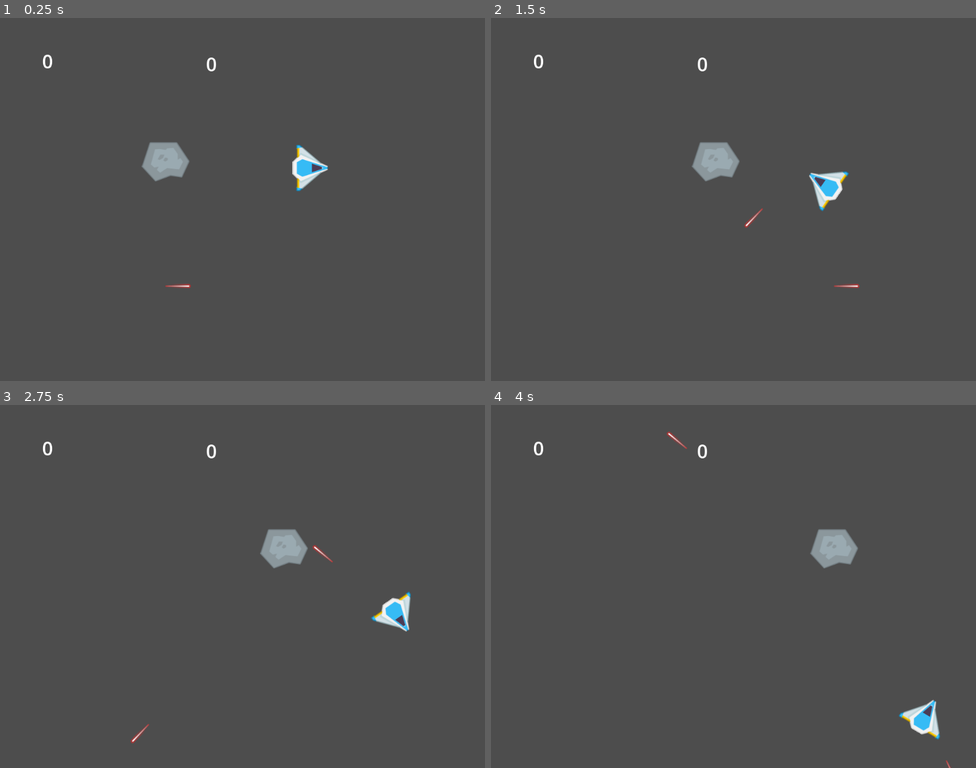
Above: before the commit, frames 1-4 (two rows, left to right).
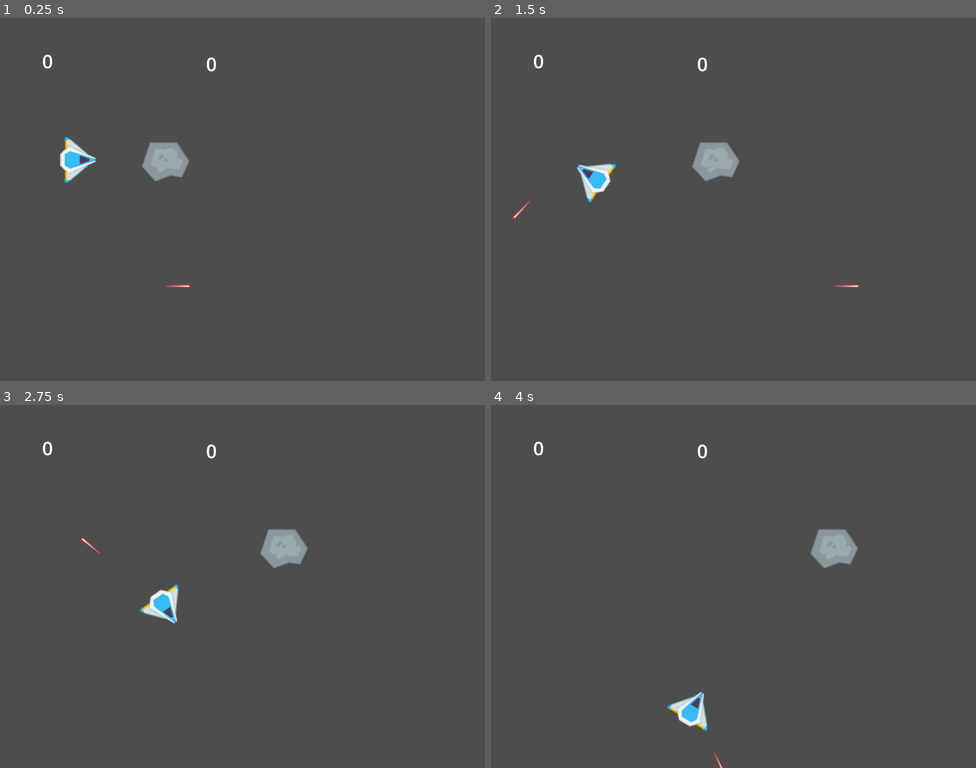
Above: after the commit, the same moments.

Repository: TheGabmeister/games-godot
Game: Godot game, scene res://levels/main.tscn
Two runs of this game, one before a commit and one after it. Both use one fixed random seed, a clock stepped at 60 frames per second and the inputs below.
Inputs (mouse positions are in pixels of both pictures, inside the frame that each line leads up to):
- Up to frame 1 (0.25 s): no input
- Up to frame 2 (1.5 s): move the mouse to (840, 181) at 0.52 s; press the mouse at (840, 181) at 0.53 s; hold Right (move_right) 0.53-1.28 s; move the mouse to (636, 217) at 1.27 s; release the mouse at (636, 217) at 1.28 s; hold Down (move_down) from 1.28 s (still down); click (636, 217) at 1.35 s
- Up to frame 3 (2.75 s): move the mouse to (291, 506) at 2.02 s; release Down (move_down) at 2.03 s; press the mouse at (291, 506) at 2.03 s; hold Right (move_right) from 2.03 s (still down)
- Up to frame 4 (4 s): move the mouse to (709, 659) at 2.77 s; release Right (move_right) at 2.78 s; release the mouse at (709, 659) at 2.78 s; hold W (move_up) 2.78-3.53 s; click (709, 659) at 2.85 s; move the mouse to (879, 640) at 3.52 s; press the mouse at (879, 640) at 3.53 s; hold Left (move_left) from 3.53 s (still down)

The runs differ from the first frame. In frame 1, 1.0% of the frame differs, in the area x 12-68%, y 32-48%; in frame 2, 1.1%; in frame 3, 1.1%, in the area x 16-85%, y 36-94%; in frame 4, 1.0%.

Commit message:
Fix collision

Diff:
--- a/asteroids/enemies/asteroid.tscn
+++ b/asteroids/enemies/asteroid.tscn
@@ -1,10 +1,9 @@
-[gd_scene load_steps=6 format=3 uid="uid://bi55hoqcx5a3w"]
+[gd_scene load_steps=5 format=3 uid="uid://bi55hoqcx5a3w"]
 
 [ext_resource type="PackedScene" uid="uid://bmby60d0hoagw" path="res://utils/base_2d.tscn" id="1_cl75w"]
 [ext_resource type="Texture2D" uid="uid://cqqfok8ee4x5v" path="res://enemies/asteroid_big_01.png" id="2_d7sp4"]
 [ext_resource type="Script" uid="uid://1ijgpe82c6qs" path="res://enemies/enemy.gd" id="2_l2316"]
 [ext_resource type="PackedScene" uid="uid://bfj2uwo7hu5qb" path="res://utils/move_forward_2d.tscn" id="3_l2316"]
-[ext_resource type="PackedScene" uid="uid://dbf0d7lx0nrub" path="res://utils/hurtbox_2d.tscn" id="5_l2316"]
 
 [node name="Asteroid" instance=ExtResource("1_cl75w")]
 script = ExtResource("2_l2316")
@@ -12,10 +11,13 @@
 [node name="Sprite2D" parent="." index="0"]
 texture = ExtResource("2_d7sp4")
 
-[node name="MoveForward2D" parent="." index="1" instance=ExtResource("3_l2316")]
+[node name="Area2D" parent="." index="1"]
+collision_layer = 4
+collision_mask = 2
 
-[node name="Hurtbox2d" parent="." index="2" instance=ExtResource("5_l2316")]
-collision_layer = 0
+[node name="CollisionPolygon2D" type="CollisionPolygon2D" parent="Area2D" index="0"]
+polygon = PackedVector2Array(-34, -41, 23, -41, 50, -2, 34, 33, 10, 30, -22, 42, -51, 9)
 
-[node name="CollisionPolygon2D" type="CollisionPolygon2D" parent="Hurtbox2d" index="0"]
-polygon = PackedVector2Array(-34, -42, 23, -41, 50, -1, 34, 33, 10, 29, -21, 41, -51, 8)
+[node name="MoveForward2D" parent="." index="2" instance=ExtResource("3_l2316")]
+
+[connection signal="area_entered" from="Area2D" to="." method="_on_area_2d_area_entered"]
--- a/asteroids/levels/main.tscn
+++ b/asteroids/levels/main.tscn
@@ -9,9 +9,6 @@
 [node name="Main" type="Node"]
 
 [node name="World" type="Node2D" parent="."]
-
-[node name="Player" parent="World" instance=ExtResource("1_2262g")]
-position = Vector2(655, 319)
 
 [node name="Camera2D" type="Camera2D" parent="World"]
 position = Vector2(512, 384)
@@ -53,3 +50,6 @@
 
 [node name="Node" type="Node" parent="."]
 script = ExtResource("4_m1504")
+
+[node name="Player" parent="." instance=ExtResource("1_2262g")]
+position = Vector2(165, 302)
--- a/asteroids/player/player.gd
+++ b/asteroids/player/player.gd
@@ -27,6 +27,6 @@
 		_cooldown -= delta
 
 
-func _on_hitbox_area_entered():
-	# die
-	pass
+func _on_area_2d_area_entered(_area: Area2D) -> void:
+	queue_free()
+	pass # Replace with function body.
--- a/asteroids/player/player.tscn
+++ b/asteroids/player/player.tscn
@@ -1,24 +1,21 @@
-[gd_scene load_steps=5 format=3 uid="uid://chxy41s4d86cs"]
+[gd_scene load_steps=5 format=3 uid="uid://bwwu6y2xnqbov"]
 
+[ext_resource type="PackedScene" uid="uid://bmby60d0hoagw" path="res://utils/base_2d.tscn" id="1_g1dw6"]
 [ext_resource type="Script" uid="uid://2nad0hvhwgxq" path="res://player/player.gd" id="1_oul6g"]
 [ext_resource type="PackedScene" uid="uid://ds1i3vt5k2bu6" path="res://player/player_shot.tscn" id="2_g1dw6"]
 [ext_resource type="Texture2D" uid="uid://cs84qwi7xmegr" path="res://player/player_ship.png" id="2_rkbax"]
 
-[sub_resource type="RectangleShape2D" id="RectangleShape2D_oul6g"]
-
-[node name="Player" type="Node2D"]
+[node name="Player" instance=ExtResource("1_g1dw6")]
 script = ExtResource("1_oul6g")
 _shot = ExtResource("2_g1dw6")
 
-[node name="Sprite2D" type="Sprite2D" parent="."]
-rotation = 1.5708
+[node name="Sprite2D" parent="." index="0"]
 texture = ExtResource("2_rkbax")
 
-[node name="Hitbox" type="Area2D" parent="."]
-collision_mask = 0
+[node name="Area2D" parent="." index="1"]
+collision_mask = 4
 
-[node name="CollisionShape2D" type="CollisionShape2D" parent="Hitbox"]
-scale = Vector2(5, 5)
-shape = SubResource("RectangleShape2D_oul6g")
+[node name="CollisionPolygon2D" type="CollisionPolygon2D" parent="Area2D" index="0"]
+polygon = PackedVector2Array(37, -5, 37, 3, -28, 52, -28, 23, -37, 12, -37, -14, -28, -23, -28, -52)
 
-[connection signal="area_entered" from="Hitbox" to="." method="_on_hitbox_area_entered"]
+[connection signal="area_entered" from="Area2D" to="." method="_on_area_2d_area_entered"]
--- a/asteroids/player/player_shot.tscn
+++ b/asteroids/player/player_shot.tscn
@@ -1,16 +1,28 @@
-[gd_scene load_steps=5 format=3 uid="uid://ds1i3vt5k2bu6"]
+[gd_scene load_steps=6 format=3 uid="uid://ds1i3vt5k2bu6"]
 
 [ext_resource type="PackedScene" uid="uid://bmby60d0hoagw" path="res://utils/base_2d.tscn" id="1_cdfcj"]
-[ext_resource type="Script" uid="uid://cas60fu4srjpm" path="res://utils/hurtbox_2d.gd" id="2_ea4s5"]
+[ext_resource type="Script" uid="uid://dktljt2c33hw2" path="res://utils/projectile.gd" id="2_ea4s5"]
 [ext_resource type="Texture2D" uid="uid://d4fs6bm54mmh6" path="res://player/player_shot.png" id="2_l6nq1"]
 [ext_resource type="PackedScene" uid="uid://bfj2uwo7hu5qb" path="res://utils/move_forward_2d.tscn" id="3_it606"]
+
+[sub_resource type="RectangleShape2D" id="RectangleShape2D_g6wtb"]
+size = Vector2(54, 9)
 
 [node name="PlayerShot" instance=ExtResource("1_cdfcj")]
 script = ExtResource("2_ea4s5")
 
 [node name="Sprite2D" parent="." index="0"]
-rotation = 1.5708
 texture = ExtResource("2_l6nq1")
 
-[node name="MoveForward" parent="." index="1" instance=ExtResource("3_it606")]
+[node name="Area2D" parent="." index="1"]
+collision_layer = 2
+collision_mask = 4
+
+[node name="CollisionShape2D" type="CollisionShape2D" parent="Area2D" index="0"]
+position = Vector2(0, -0.5)
+shape = SubResource("RectangleShape2D_g6wtb")
+
+[node name="MoveForward" parent="." index="2" instance=ExtResource("3_it606")]
 _speed = 300.0
+
+[connection signal="area_entered" from="Area2D" to="." method="_on_area_2d_area_entered"]
--- a/asteroids/utils/base_2d.tscn
+++ b/asteroids/utils/base_2d.tscn
@@ -3,3 +3,5 @@
 [node name="Base2D" type="Node2D"]
 
 [node name="Sprite2D" type="Sprite2D" parent="."]
+
+[node name="Area2D" type="Area2D" parent="."]
--- a/asteroids/utils/hitbox_2d.tscn
+++ b/asteroids/utils/hitbox_2d.tscn
@@ -2,5 +2,5 @@
 
 [ext_resource type="Script" uid="uid://dm87yoeb7dtlt" path="res://utils/hitbox_2d.gd" id="1_fiy3a"]
 
-[node name="Hitbox2d" type="Area2D"]
+[node name="Hitbox2D" type="Area2D"]
 script = ExtResource("1_fiy3a")
--- a/asteroids/utils/hurtbox_2d.tscn
+++ b/asteroids/utils/hurtbox_2d.tscn
@@ -2,5 +2,5 @@
 
 [ext_resource type="Script" uid="uid://cas60fu4srjpm" path="res://utils/hurtbox_2d.gd" id="1_6yysp"]
 
-[node name="Hurtbox2d" type="Area2D"]
+[node name="Hurtbox2D" type="Area2D"]
 script = ExtResource("1_6yysp")
--- /dev/null
+++ b/asteroids/utils/projectile.gd
@@ -0,0 +1,4 @@
+extends Node
+
+func _on_area_2d_area_entered(area: Area2D) -> void:
+	queue_free()
Not shown: 1 places in asteroids/levels/main.tscn that only renumber resources
Binary file changed: asteroids/player/player_ship.png
Binary file changed: asteroids/player/player_shot.png
Not shown, added: asteroids/utils/projectile.gd.uid
